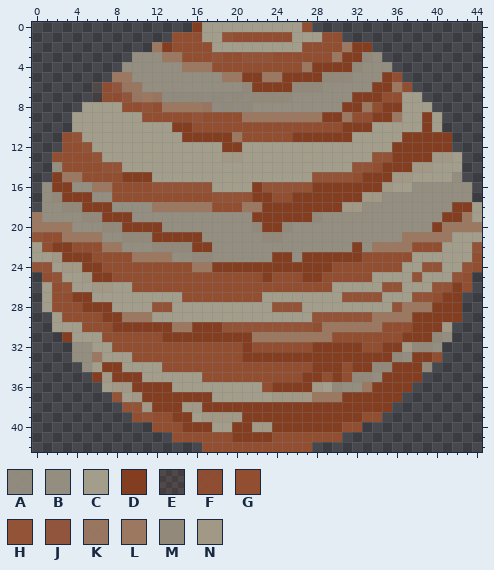
File history of a pixel-art sprite, main stuff/sprites/backgrounds/space/planet.png. The picture above was drawn from the file before the commit.
The file is 495x473 pixels, drawn in blocks of 11x11; one block is one cell here. Pixels under 10% opacity are left out. Colours within 5 levels of each other are drawn and written as one.
Palette (. is transparent): A #948e80f3  B #948e80  C #a39e8c  D #833e21  E #924e3120  F #924e31f2  G #924e31  H #935337  J #94563bf3  K #9c7860f3  L #9c7860  M #93897a  N #a19886
The same view after the edit:
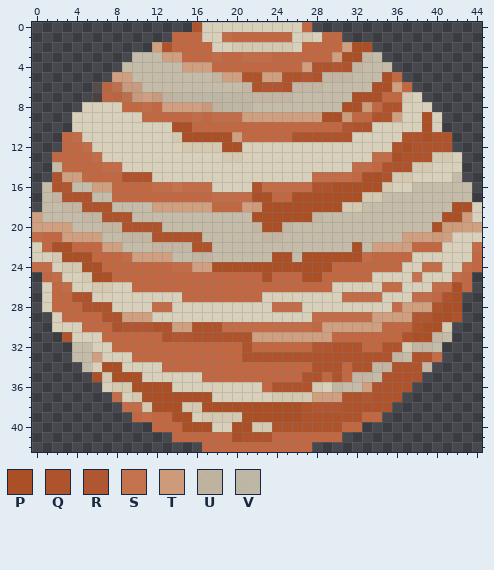
Colours new in this view: P #aa4f26  Q #ae532c  R #b05732  S #c4734e  T #cd9a7a  U #c5b8a3f3  V #c4bca9f3
The author wrote: Increased planet brightness
The exact change:
colour B: #948e80 -> #c4bca9
colour C: #a39e8c -> #d8d0ba
colour E: #924e3120 -> #c1674120
colour F: #924e31f2 -> #c16741f2
colour G: #924e31 -> #c16741
colour H: #935337 -> #c26d48
colour J: #94563bf3 -> #c3714df3
colour K: #9c7860f3 -> #cf9f80f3
colour L: #9c7860 -> #cf9f80
colour M: #93897a -> #c3b5a1
colour N: #a19886 -> #d5c8b1
y 0: x 16 D -> Q
y 1: x 27 C -> N
y 2: x 13 D -> Q; x 20..25 CCCCCC -> NNNNNN; x 32..33 DD -> PP
y 3: x 31..32 DD -> PP
y 4: x 28..31 DDDD -> QQRQ
y 5: x 18 B -> M; x 21..22 DD -> QQ; x 25..28 DDDD -> QQRQ; x 35 D -> P
y 6: x 22..25 DDDD -> QRRQ; x 34..35 DD -> PP
y 7: x 13..21 AAAAAAAAA -> UVVVVVVVV; x 32..34 DDD -> PPP; x 37 C -> N
y 8: x 18..21 AAAA -> UVVV; x 31..33 DDL -> PPT; x 35..36 DD -> QQ
y 9: x 18..20 GGG -> HHH; x 29..31 DDL -> PPT; x 34..35 DD -> QQ; x 39 D -> P
y 10: x 14..15 DD -> PP; x 31..33 DDD -> RQQ; x 39 D -> P
y 11: x 14..19 CDDDDD -> NPPPPP; x 26..31 DDDDDD -> QQQQQQ; x 37..41 DDDDD -> QQPQQ
y 12: x 15..20 CCCCDD -> NNNNPP; x 36..41 DDDDDD -> QPQQQQ
y 13: x 36..39 DDDD -> PQQQ
y 14: x 35..37 DDD -> QQQ
y 15: x 2 D -> Q; x 9..11 DDD -> QQQ; x 33..35 DDD -> PPQ
y 16: x 2..3 DD -> QR; x 14 H -> S; x 22 D -> Q; x 28..34 DDDDDDD -> QQPPPPP
y 17: x 3..5 DDD -> QQQ; x 22..23 DD -> PP; x 26..32 DDDDDDD -> PPPPPPP
y 18: x 5..7 DDD -> QQQ; x 22..30 LDDDDDDDD -> TPPPPPPPP; x 42..43 DD -> PP
y 19: x 7..9 DDD -> QQQ; x 22..27 DDDDDD -> PPPPPP; x 41..43 DDL -> PPT
y 20: x 9..12 DDDD -> QQQQ; x 23..24 DD -> PP; x 40..42 DLL -> PTT
y 21: x 12..16 DDDDD -> QQQQQ; x 40 L -> T
y 22: x 2..3 DD -> PP; x 16..17 DD -> QQ; x 32 D -> P
y 23: x 3..5 DDD -> PPP; x 9 G -> H; x 24..25 DD -> PP; x 27..33 DDDDDDG -> PPPPPPH
y 24: x 5..6 DD -> PP; x 14..15 GG -> HH; x 18..29 DDDDDDDDDDDD -> PPPPPPPPPPPP
y 25: x 6..7 DD -> PP; x 23 D -> P; x 27..28 DD -> PP; x 38 H -> S
y 26: x 42 D -> P
y 27: x 4..5 DD -> QQ; x 41..42 DD -> QP
y 28: x 5..7 DDD -> QQQ; x 40..42 DDD -> QPP
y 29: x 7..8 DD -> QQ; x 38..42 DDDDD -> RRPPQ
y 30: x 8..13 DDDDDD -> QRRRQQ; x 16..18 DDD -> QQQ; x 38..40 DDD -> QPP
y 31: x 3 D -> Q; x 13..21 DDDDDDDDD -> QRRQQQQQQ; x 37..39 DDD -> QPP
y 32: x 21 D -> Q; x 28..32 DDDDD -> RRQQQ; x 35..36 DD -> QQ
y 33: x 21..35 DDDDDDDDDDDDDDD -> QQQQQQQQQQQQQQQ; x 38..40 DDG -> QQH
y 34: x 7..8 DD -> PP; x 28..30 DDD -> QQQ; x 32..33 DD -> QQ; x 36..38 DDD -> QQQ
y 35: x 6 D -> P; x 8..10 DDD -> PPP; x 27..28 DD -> QQ; x 30 D -> Q; x 35..38 DDDD -> QQQQ
y 36: x 10..13 DDDD -> PPPP; x 24..27 DDDD -> QQQQ; x 34..37 DDDD -> QQQQ
y 37: x 11..17 DDDDDDD -> PPPPPPP; x 31..36 DDDDDD -> QQRQQQ
y 38: x 12..14 DDD -> PPP; x 17..35 DDDDDDDDDDDDDDDDDDD -> PPPPPPPPPPQRRRQQQQQ
y 39: x 14..15 DD -> PP; x 21..32 DDDDDDDDDDDD -> PPPPPPQQQQQQ
y 40: x 15..17 DDD -> PPP; x 20..21 DD -> PP; x 24..30 DDDDDDD -> QQQQQQQ
y 41: x 20..23 DDDD -> PQQQ
